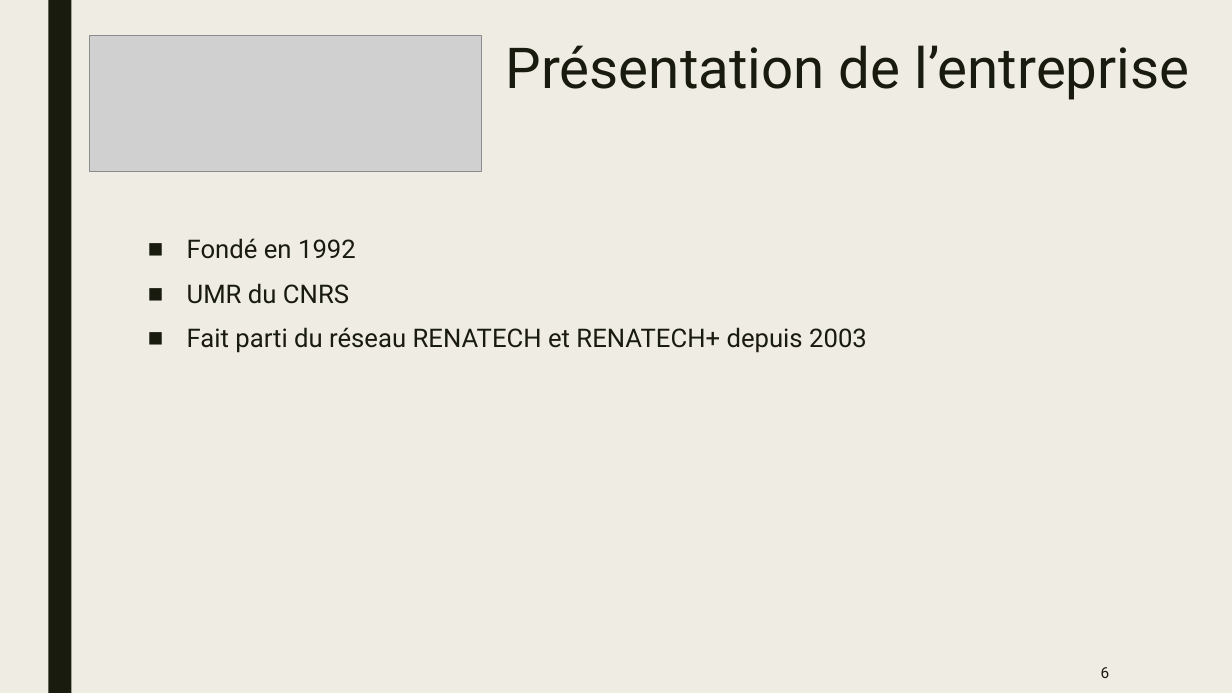
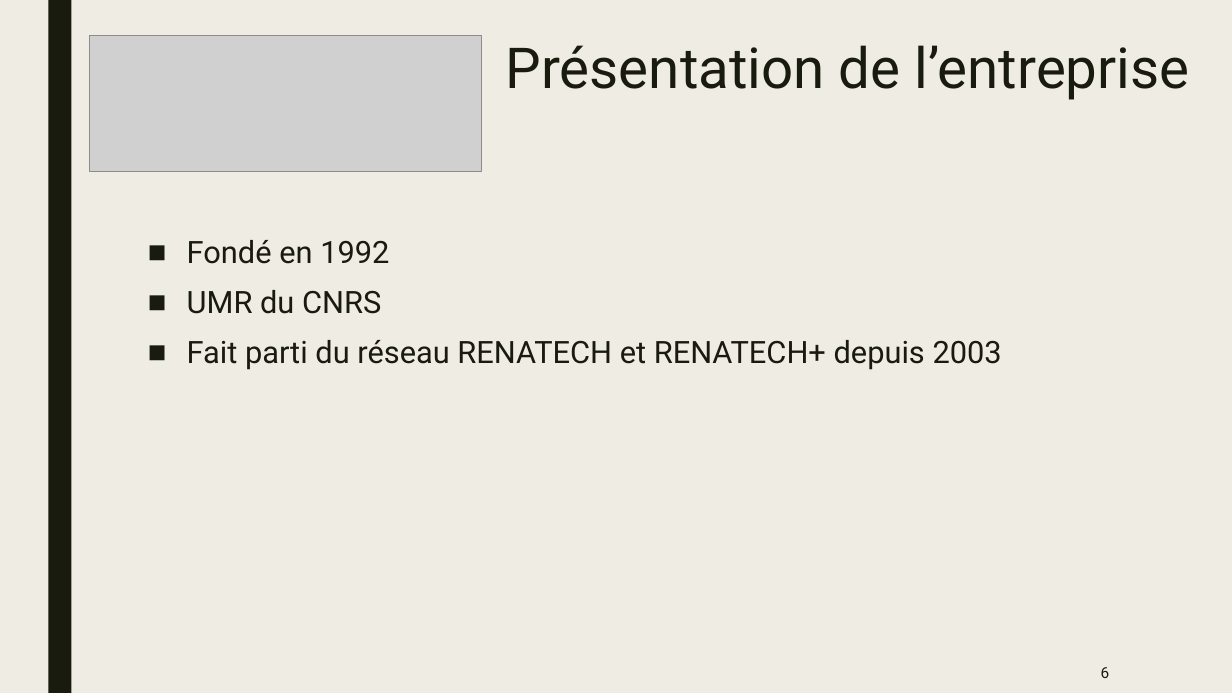
Before and after one commit to Yoan15/CDA22-23_yoan, a slide deck: slide 6 of ressources/CDA_Projet_Repotech_Yoan_Deconinck.pptx. Drawn at 1232x693 pixels with LibreOffice and Linux fonts; fonts in the diff are those of the drawing; grey boxes stand for pictures. Boxes give left, top, right and bottom in pixels: in the first picture for what was removed or moved away, otherwise in the second. Text is boxed around its words. In the diff, an @@ line names an element or a change of style, - is before the commit and + after.

```diff
--- a/ressources/CDA_Projet_Repotech_Yoan_Deconinck.pptx
+++ b/ressources/CDA_Projet_Repotech_Yoan_Deconinck.pptx
@@ text "Fondé en 1992" at <box>187,240,1002,370</box>: size 20 to 24 pt @@
```
Also in this commit, not shown: 9 other slides changed, 20 slides added, 5 other files.
